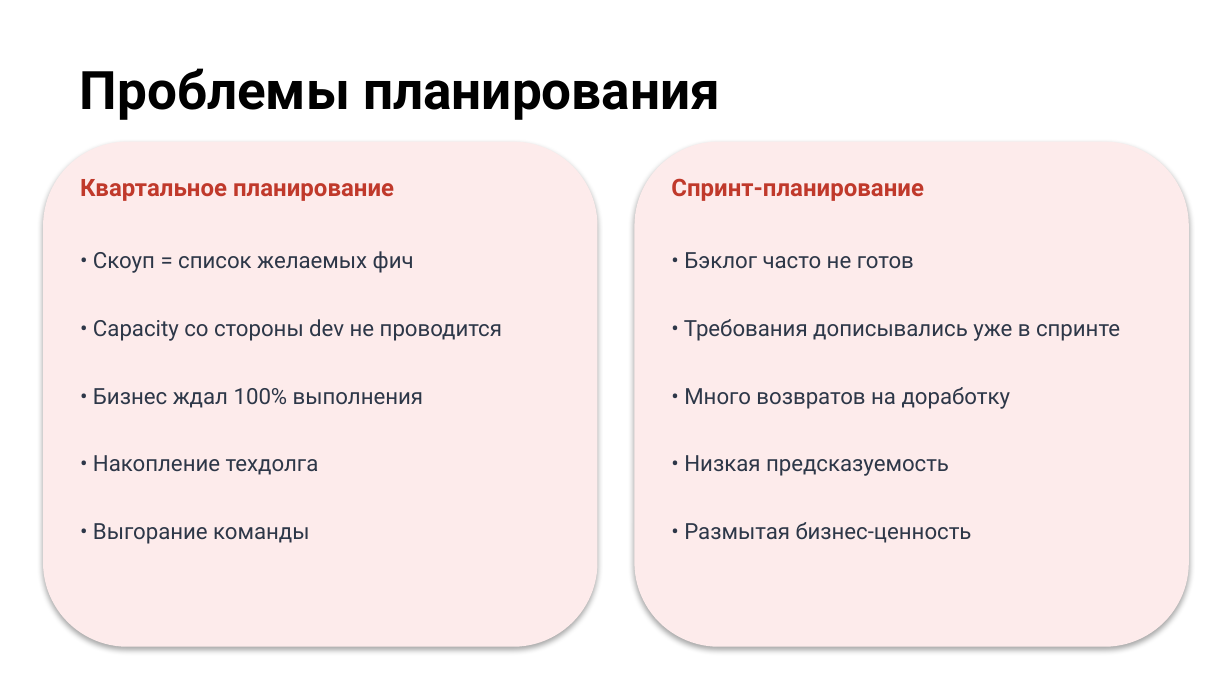
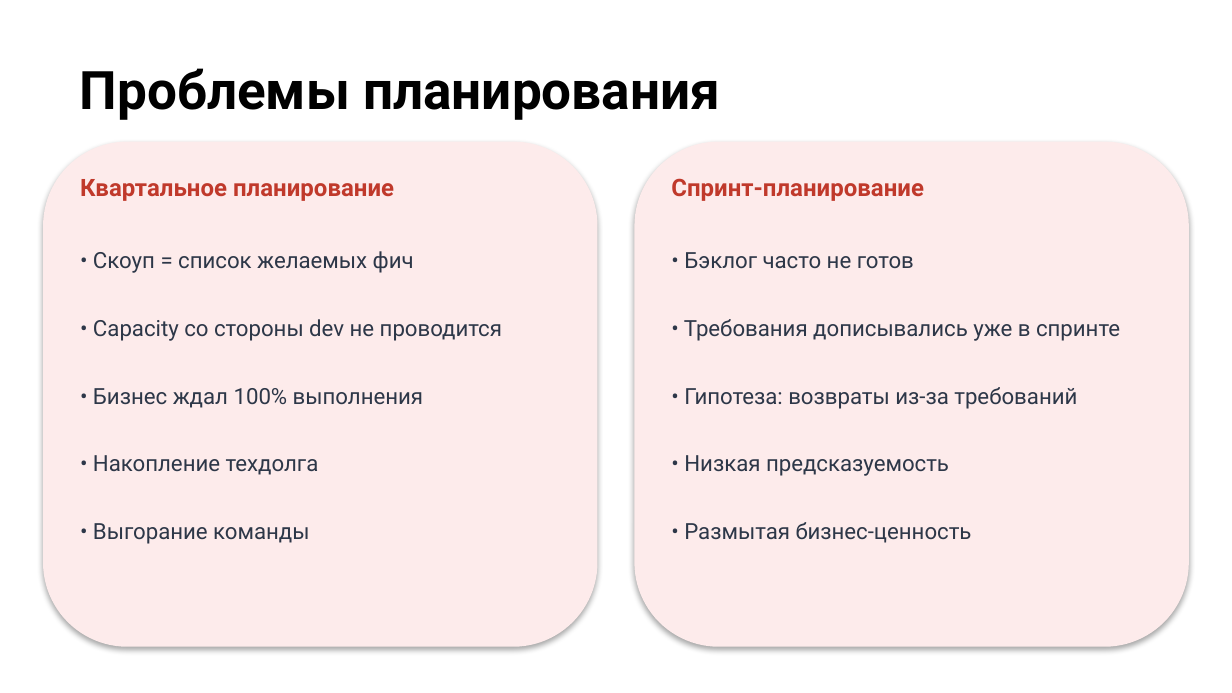
Before and after one commit to camelot270/otus_work, a slide deck: slide 7 of docs/Защита проекта. Петров Н.И..pptx. Drawn at 1232x693 pixels with LibreOffice and Linux fonts; fonts in the diff are those of the drawing; background and template pictures are left out. Boxes give left, top, right and bottom in pixels: in the first picture for what was removed or moved away, otherwise in the second. Text is boxed around its words. In the diff, an @@ line names an element or a change of style, - is before the commit and + after.

```diff
--- a/docs/Защита проекта. Петров Н.И..pptx
+++ b/docs/Защита проекта. Петров Н.И..pptx
@@ text at [684,387,1077,409]: text changed @@
-• Много возвратов на доработку
+• Гипотеза: возвраты из‑за требований
```
Also in this commit, not shown: 3 other slides changed.
